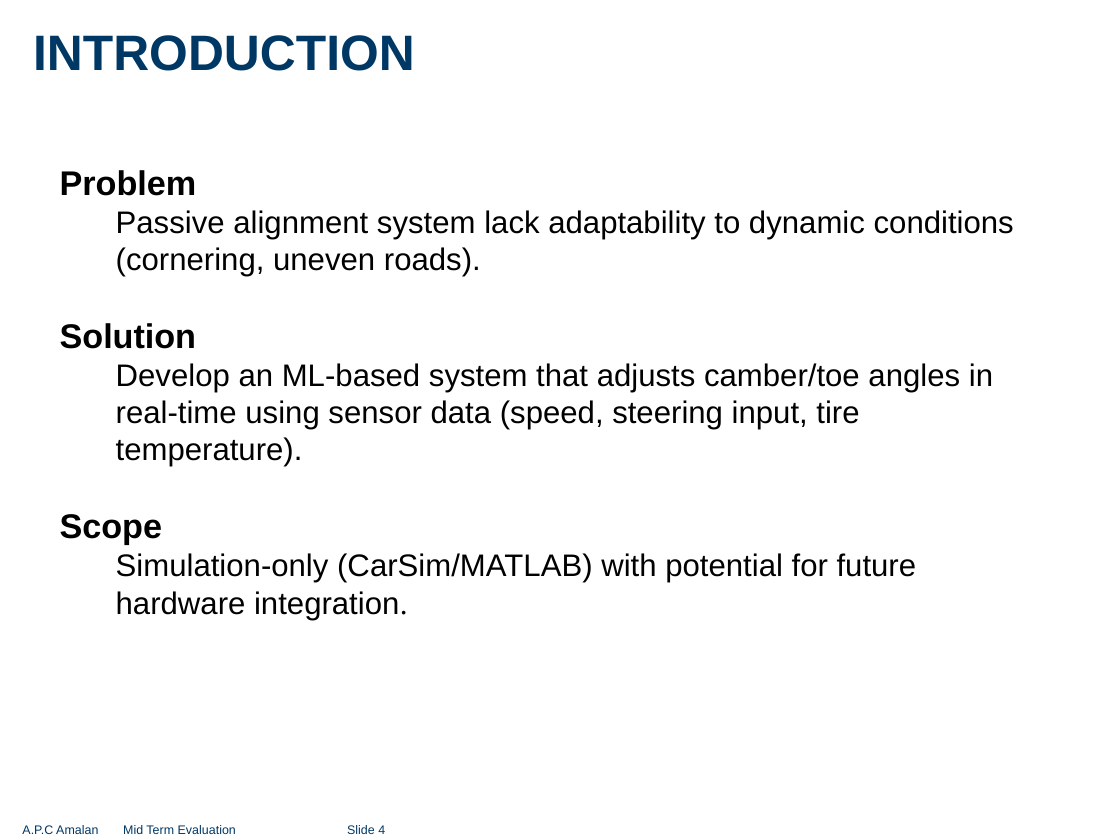
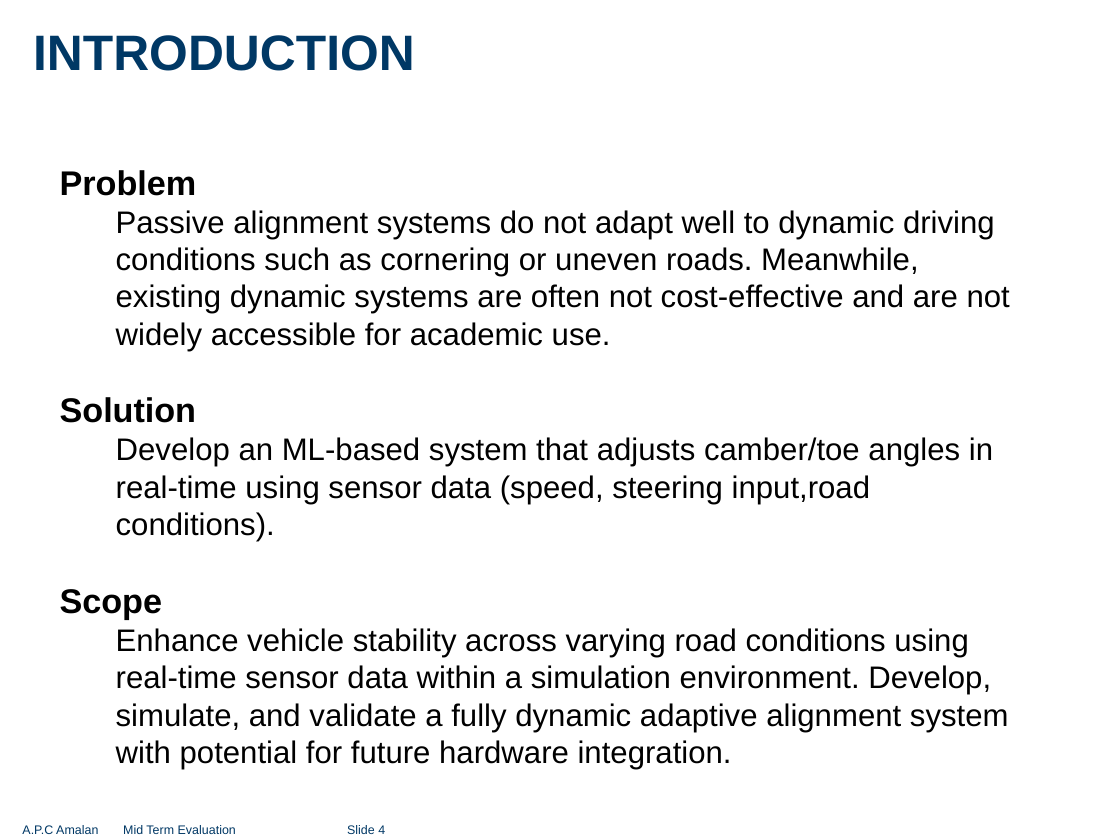
Before and after one commit to Imesh-Isuranga/Suspenso, a slide deck: slide 4 of Suspenso Project Presentation.pptx. Drawn at 1120x840 pixels with LibreOffice and Linux fonts; fonts in the diff are those of the drawing; background and template pictures are left out. Boxes give left, top, right and bottom in pixels: in the first picture for what was removed or moved away, otherwise in the second. Text is boxed around its words. In the diff, an @@ line names an element or a change of style, - is before the commit and + after.

```diff
--- a/Suspenso Project Presentation.pptx
+++ b/Suspenso Project Presentation.pptx
@@ text at (116,210,1010,351): text changed @@
-Passive alignment system lack adaptability to dynamic conditions (cornering, uneven roads).
+Passive alignment systems do not adapt well to dynamic driving conditions such as cornering or uneven roads. Meanwhile, existing dynamic systems are often not cost-effective and are not widely accessible for academic use.
@@ text at (116,437,993,541): text changed @@
-Develop an ML-based system that adjusts camber/toe angles in real-time using sensor data (speed, steering input, tire temperature).
+Develop an ML-based system that adjusts camber/toe angles in real-time using sensor data (speed, steering input,road conditions).
@@ text at (116,628,1009,769): text changed @@
-Simulation-only (CarSim/MATLAB) with potential for future hardware integration.
+Enhance vehicle stability across varying road conditions using real-time sensor data within a simulation environment. Develop, simulate, and validate a fully dynamic adaptive alignment system with potential for future hardware integration.
```
Also in this commit, not shown: 3 other slides changed.
